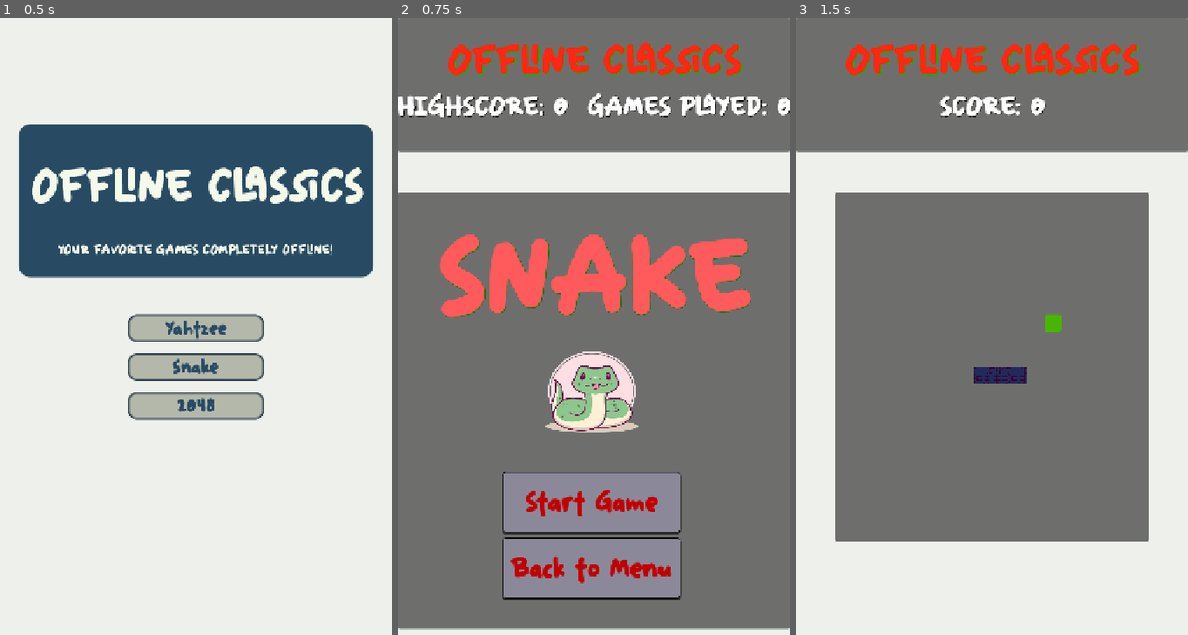
Above: before the commit, frames 1-3 (left to right).
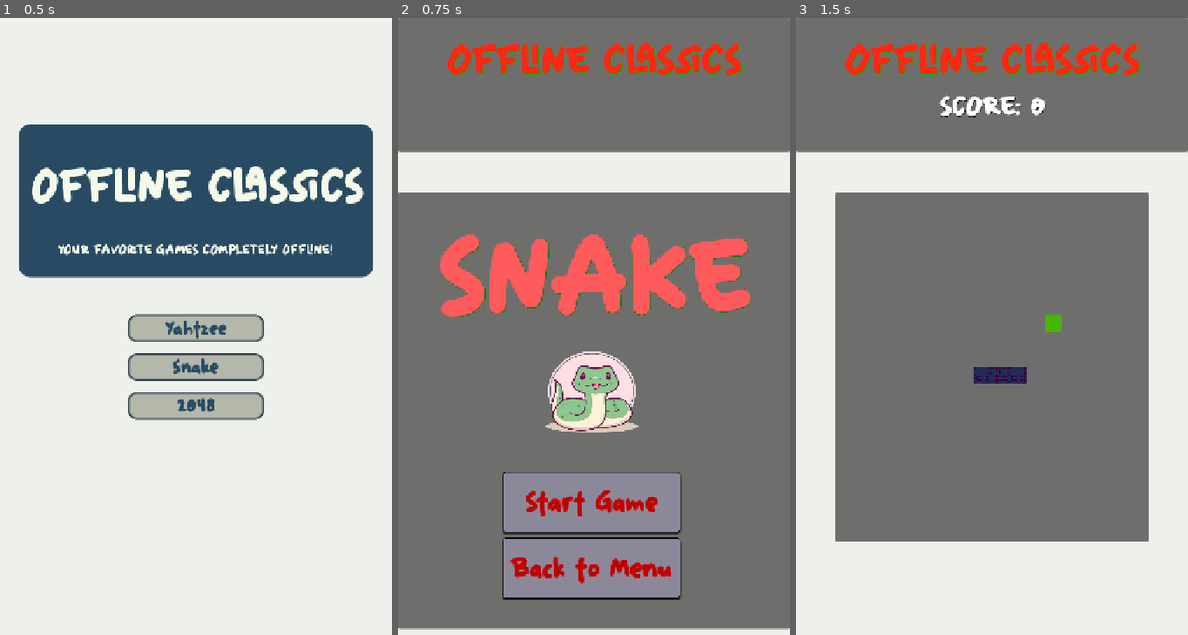
Above: after the commit, the same moments.

Repository: lma812/OfflineClassics
Game: Godot game, scene res://main_menu.tscn
Same seed, same stepped clock (60 frames per second), same inputs: the game is played once before the commit and once after it.
Inputs:
- Up to frame 1 (0.5 s): no input
- Up to frame 2 (0.75 s): click "Snake" at 0.5 s
- Up to frame 3 (1.5 s): click "Start Game" at 1.25 s

Frame 1 is identical in both runs. In frame 2, 1.9% of the frame differs, in the area x 0-100%, y 12-17%; in frame 3, nothing differs.

Commit message:
merge UI from snake start screen

Diff:
--- a/snake/components/ui/start_screen.gd
+++ b/snake/components/ui/start_screen.gd
@@ -2,17 +2,13 @@
 #const COLORS = preload("res://shared/theme/colors.tres")
 
 # Called when the node enters the scene tree for the first time.
-var snake = SaveManager.get_game("snake")
-var high_score = snake["high_score"]
-var games_played = snake["games_played"]
-
 func _ready():
 	#print(COLORS)
 	#print(COLORS.primary)
 	#$BacktoMenu.modulate = COLORS.primary
 	$Menu/BacktoMenu.pressed.connect(_on_back_button_pressed)
 	$Menu/StartGame.pressed.connect(_on_start_game_button_pressed)
-	$Hud.get_node("ScoreLabel").text = "HIGHSCORE: %s \t GAMES PLAYED: %s" % [high_score, games_played]
+	$Hud/ScoreLabel.hide()
 func _on_back_button_pressed():
 	get_tree().change_scene_to_file("res://main_menu.tscn")
 
